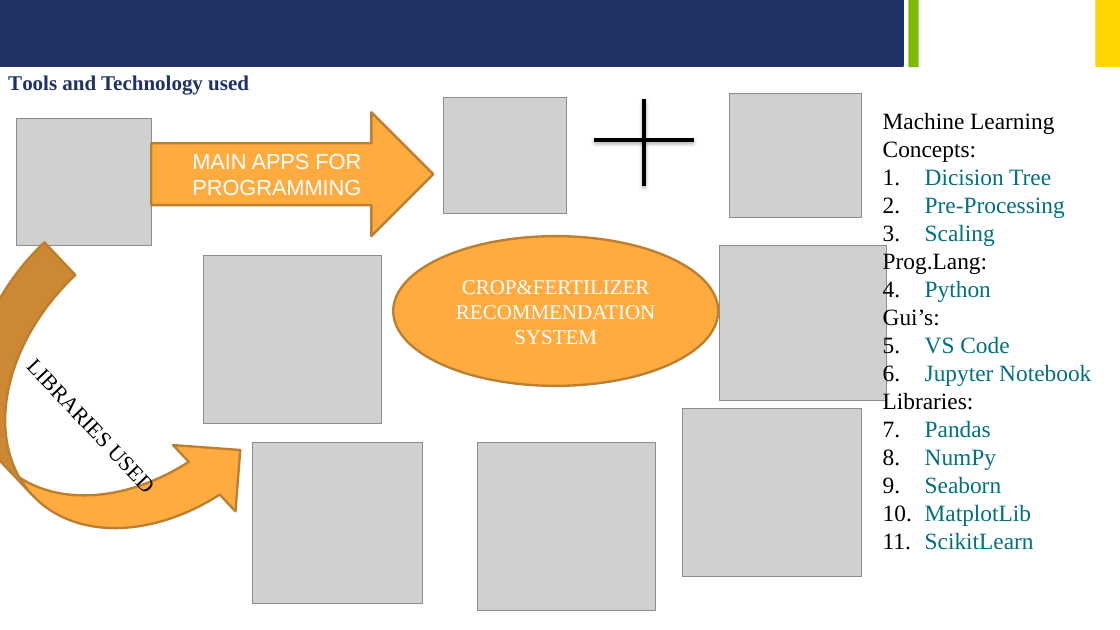
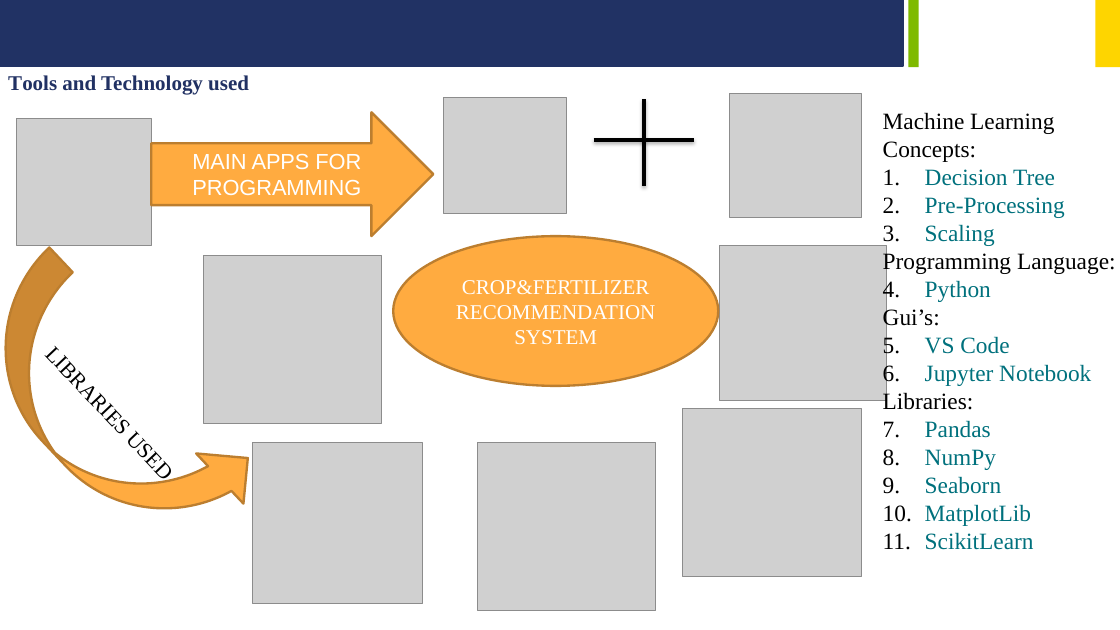
Before and after one commit to ATWISHERE/Crop-and-Fertilizer-RS, a slide deck: slide 3 of Crop&Fertilizer-RS/PPT/Abdul Tarique Warsi P5.pptx. Drawn at 1120x630 pixels with LibreOffice and Linux fonts; fonts in the diff are those of the drawing; grey boxes stand for pictures; background and template pictures are left out. Boxes give left, top, right and bottom in pixels: in the first picture for what was removed or moved away, otherwise in the second. Text is boxed around its words. In the diff, an @@ line names an element or a change of style, - is before the commit and + after.

Commit message:
completed

```diff
--- a/Crop&Fertilizer-RS/PPT/Abdul Tarique Warsi P5.pptx
+++ b/Crop&Fertilizer-RS/PPT/Abdul Tarique Warsi P5.pptx
@@ text at (x1=925, y1=169, x2=1055, y2=186): text changed @@
-1. Dicision Tree
+1. Decision Tree
@@ curved up arrow "LIBRARIES USED" resized from (x1=0, y1=243, x2=271, y2=609) to (x1=0, y1=247, x2=271, y2=578) @@
@@ text at (x1=883, y1=250, x2=1116, y2=274): text changed @@
-Prog.Lang:
+Programming Language:
```
